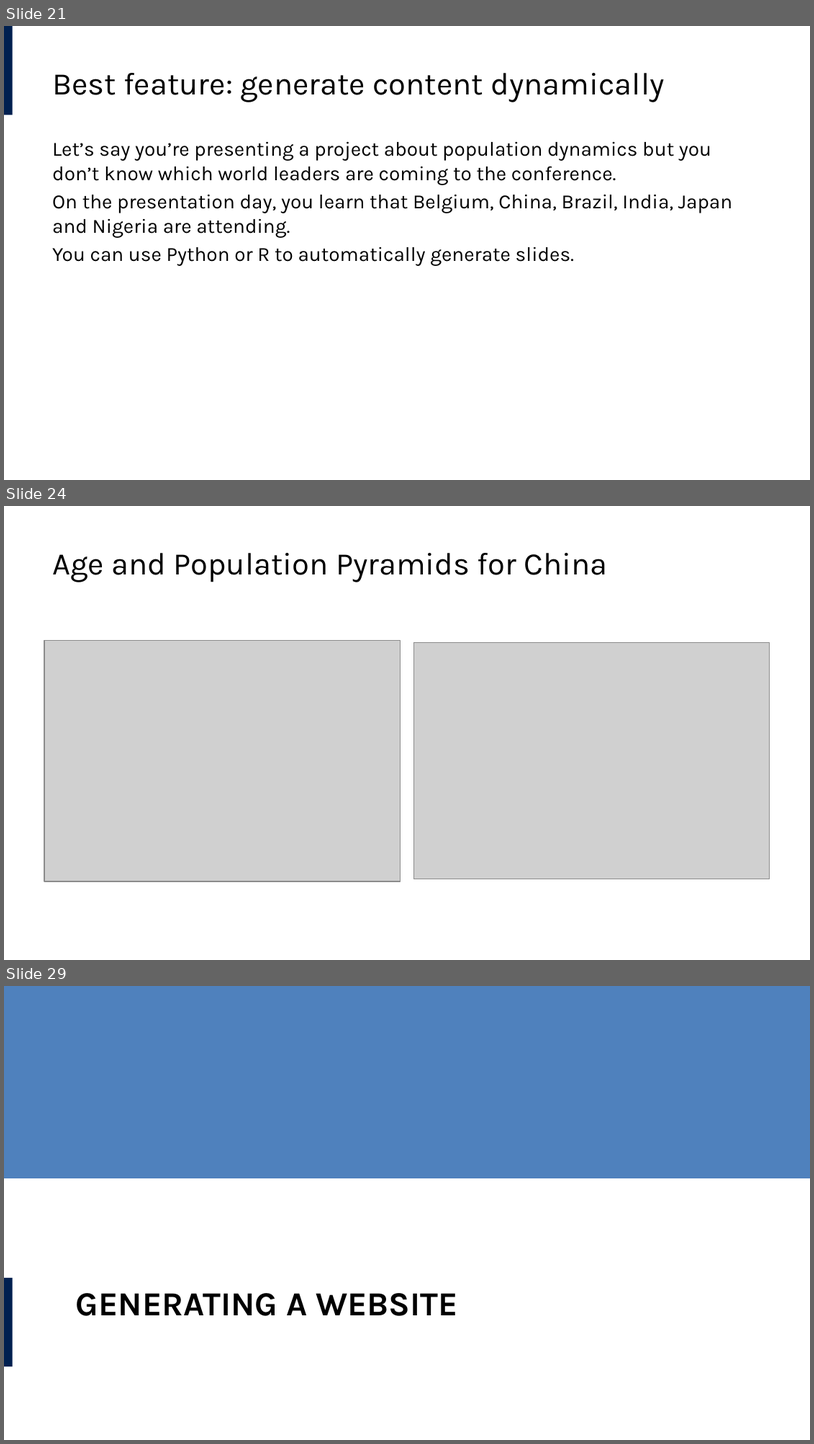
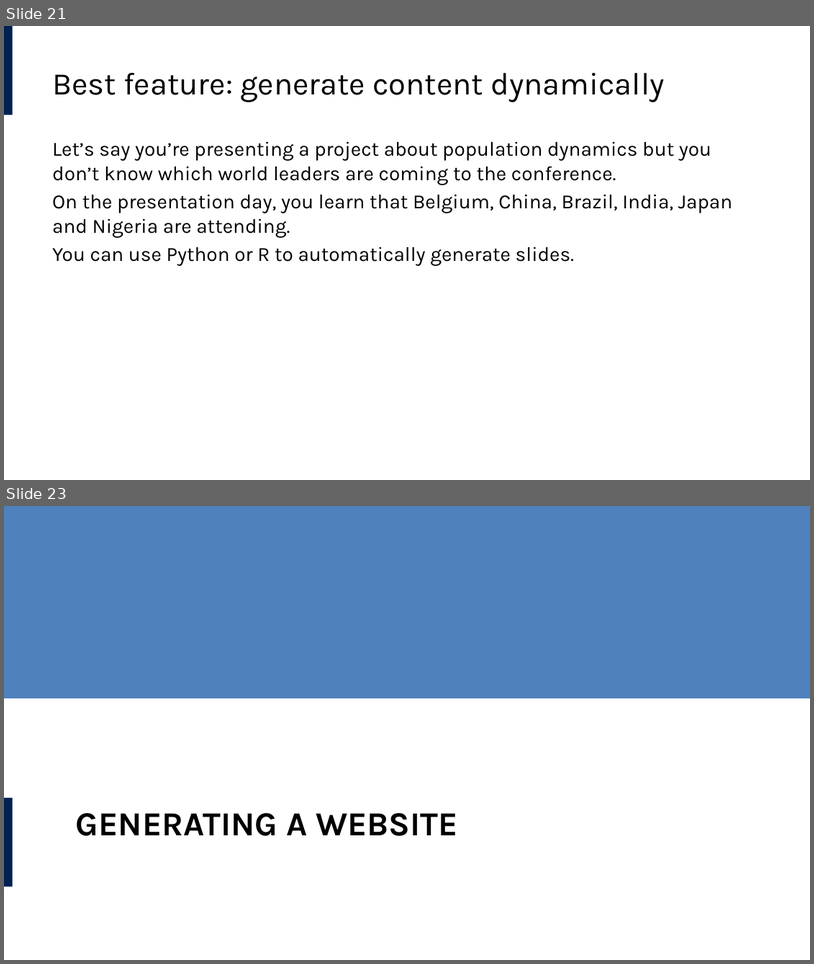
Before and after one commit to lucas-a-meyer/using-quarto, a slide deck: docs/presentation.pptx. Shown one above the other, each under a label of ours: slides 21, 24 and 29 before the commit, slides 21 and 23 after it; the slides between them are not shown. The pictures are 814x1444 and 814x964 pixels, drawn with LibreOffice and Linux fonts; fonts in the diff are those of the drawing; grey boxes stand for pictures. Boxes give left, top, right and bottom in pixels: in the first picture for what was removed or moved away, otherwise in the second. Text is boxed around its words. In the diff, an @@ line names an element or a change of style, - is before the commit and + after.

```diff
--- a/docs/presentation.pptx
+++ b/docs/presentation.pptx
@@ slide 24 removed at (4, 506, 810, 960), background #FFFFFF @@
@@ title removed at (52, 553, 607, 582) @@
-Age and Population Pyramids for China
@@ picture removed at (44, 641, 401, 882) @@
@@ picture removed at (414, 642, 770, 878) @@
@@ what was slide 29 is now slide 23 @@
```
Also in this commit, not shown: 1 slide changed, 5 other slides removed, 13 other files.
